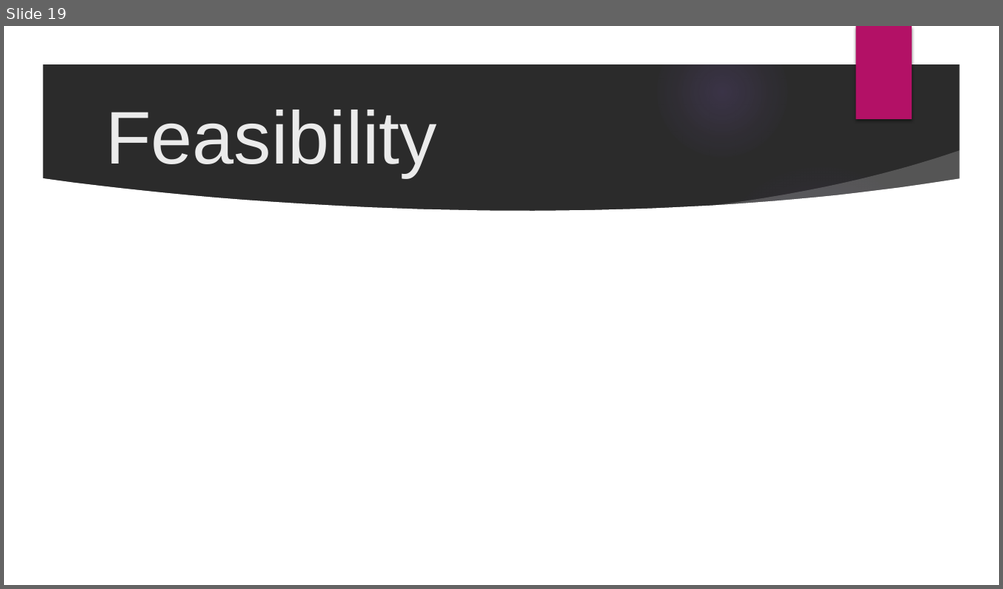
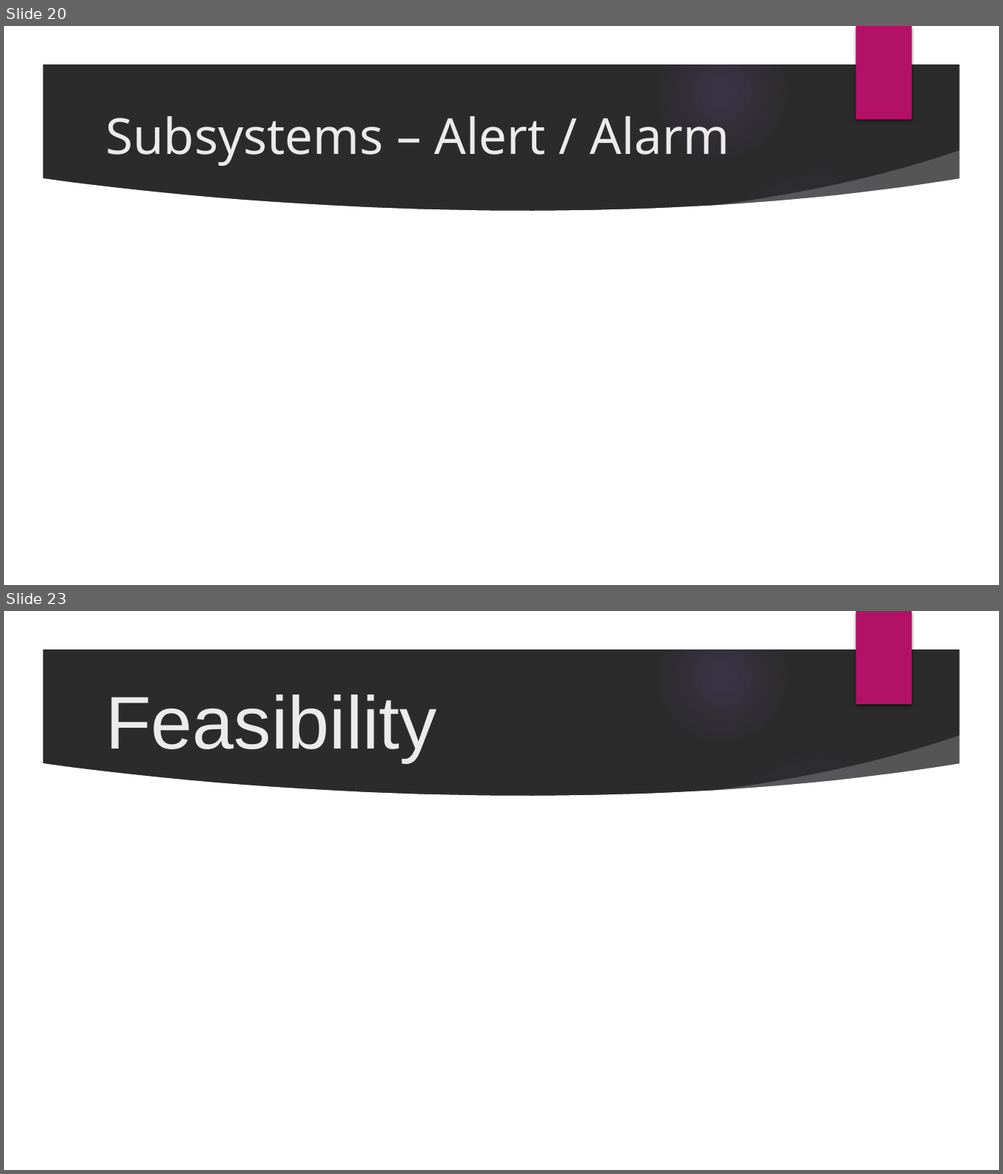
Before and after one commit to cejones9/Prioritize, a slide deck: docs/Prioritize (1).pptx. Shown one above the other, each under a label of ours: slide 19 before the commit, slides 20 and 23 after it; the slides between them are not shown. The pictures are 1003x589 and 1003x1174 pixels, drawn with LibreOffice and Linux fonts; fonts in the diff are those of the drawing; background and template pictures are left out; a plain dark background stands for a picture behind light text. Boxes give left, top, right and bottom in pixels: in the first picture for what was removed or moved away, otherwise in the second. Text is boxed around its words. In the diff, an @@ line names an element or a change of style, - is before the commit and + after.

```diff
--- a/docs/Prioritize (1).pptx
+++ b/docs/Prioritize (1).pptx
@@ slide 20 added at box(4, 26, 999, 585), background picture (left out); not listed: 9 template elements that a slide beside it also shows @@
@@ title added at box(105, 116, 730, 166), 48 pt, text #EBEBEB @@
+Subsystems – Alert / Alarm
@@ what was slide 19 is now slide 23 @@
```
Also in this commit, not shown: 15 slides changed, 6 other slides added, 3 slides removed.
